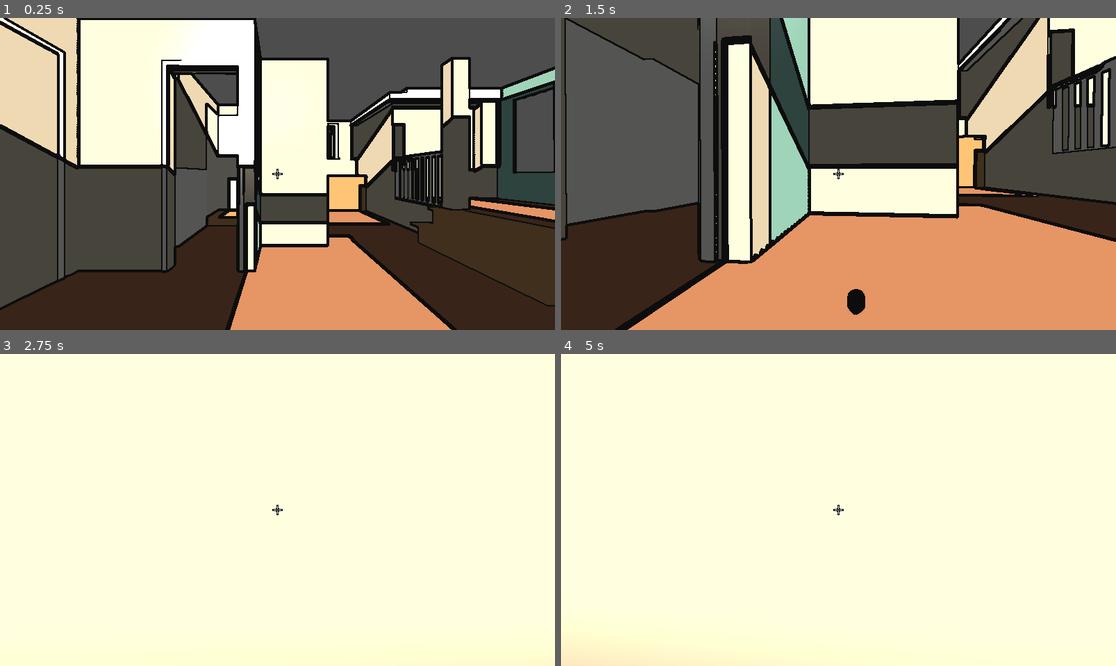
Above: before the commit, frames 1-4 (two rows, left to right).
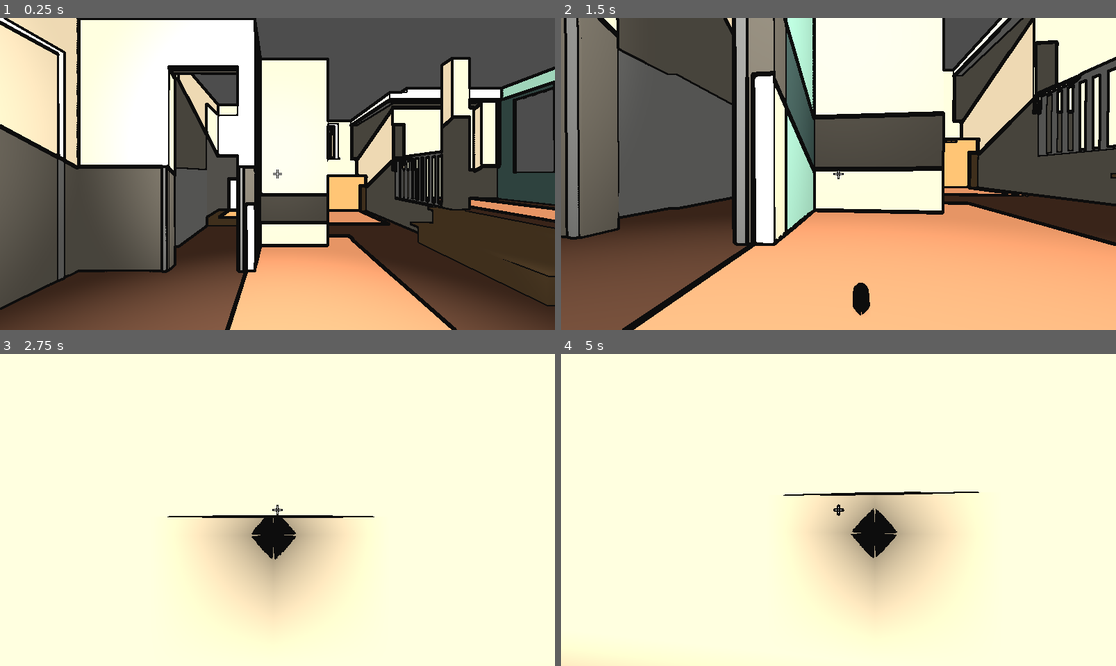
Above: after the commit, the same moments.

Repository: ofurtumi/Games
Game: Godot game, scene res://scenes/Ibud.tscn
The game is run twice, just before and just after one commit, with the same random seed, the same clock (stepped at 60 frames per second) and the same inputs.
Inputs (mouse positions are in pixels of both pictures, inside the frame that each line leads up to):
- Up to frame 1 (0.25 s): no input
- Up to frame 2 (1.5 s): tap Enter at 0.5 s; move the mouse to (866, 174) at 0.52 s; hold W (move_forward) from 0.53 s (still down); tap F at 0.6, 1.35 s; click (866, 174) at 0.67 s; tap Space (jump) at 0.77 s; move the mouse to (810, 174) at 1.27 s
- Up to frame 3 (2.75 s): keep holding W (move_forward); tap Space (jump) at 1.52 s; move the mouse to (288, 503) at 2.02 s; tap F at 2.1 s
- Up to frame 4 (5 s): keep holding W (move_forward); move the mouse to (832, 516) at 2.77 s; tap F at 2.85, 3.6, 4.35 s; click (832, 516) at 2.92 s; tap Space (jump) at 3.02, 3.5, 3.77, 4.52 s; move the mouse to (877, 513) at 3.52 s; move the mouse to (794, 506) at 4.27 s

The runs differ from the first frame. In frame 1, 20% of the frame differs, in the area x 0-100%, y 2-100%; in frame 2, 56%, in the area x 0-100%, y 0-100%; in frame 3, 8.3%; in frame 4, 9.6%.

Commit message:
updated and started creating spider

Diff:
--- a/Ibud/scenes/Ibud.tscn
+++ b/Ibud/scenes/Ibud.tscn
@@ -17,9 +17,6 @@
 ambient_light_source = 3
 ambient_light_color = Color(1, 1, 1, 1)
 ambient_light_energy = 0.1
-ssao_enabled = true
-ssil_enabled = true
-sdfgi_enabled = true
 
 [sub_resource type="ConcavePolygonShape3D" id="ConcavePolygonShape3D_rxqob"]
 data = PackedVector3Array(2.042, 0.0012, -2.6385, 2.042, 2.4712, 0.225, 2.042, 0.0012, 0.225, 2.172, 0.0012, -2.6385, 2 …(233915 unchanged characters)…
@@ -97,6 +94,7 @@
 transform = Transform3D(0.996715, 0, 0, 0, 0.996715, 0, 0, 0, 0.996715, 0, 0, 0)
 
 [node name="CollisionShape3D" type="CollisionShape3D" parent="Ibud/StaticBody3D"]
+transform = Transform3D(1, 0, 0, 0, 1, 0, 0, 0, 1, 0, 0, 0)
 shape = SubResource("ConcavePolygonShape3D_rxqob")
 
 [node name="DirectionalLight3D" type="DirectionalLight3D" parent="."]
@@ -110,7 +108,14 @@
 script = ExtResource("5_nx8ue")
 
 [node name="OmniLight3D" type="OmniLight3D" parent="."]
-transform = Transform3D(1, 0, 0, 0, 1, 0, 0, 0, 1, 0, 6.23374, -8.18027)
+transform = Transform3D(1, 0, 0, 0, 1, 0, 0, 0, 1, 0, 4.17667, -4.57308)
+light_energy = 1.504
+light_indirect_energy = 4.654
+light_volumetric_fog_energy = 5.157
+light_size = 0.562
+light_specular = 3.44
+omni_range = 9.015
+omni_attenuation = 0.535888
 
 [node name="OutlineLayer" type="CanvasLayer" parent="."]
 layer = 10
--- a/Ibud/scripts/Player.gd
+++ b/Ibud/scripts/Player.gd
@@ -6,9 +6,12 @@
 @export var fall_velocity = 1.5
 @export var gravity = 9.0
 @export var game_speed = 15.0
-@export var grapple_force = 500.0
+@export var grapple_force = 300.0
 @export var grapple_max_distance = 50.0
 @export var grapple_move_fraction = 0.2
+@export var acceleration = 20.0
+@export var deceleration = 15.0
+@export var max_speed = 30.0
 
 var camera_pivot: Marker3D
 var camera: Camera3D
@@ -24,6 +27,7 @@
 	camera_pivot = $CameraPivot
 	camera = $CameraPivot/Camera3D
 	camera_pivot.rotation_degrees.x = clamp(rotation_x, -79.0, 79.0)
+	safe_margin = 0.05
 	_create_crosshair()
 
 func _create_crosshair():
@@ -66,11 +70,13 @@
 
 
 	var dir = Vector2(x, z)
+	var target_x = 0.0
+	var target_z = 0.0
 	if dir.length() > 0 and not is_grappling:
 		dir = dir.normalized() * walk_speed
 		var angle_rad = deg_to_rad(rotation_y)
-		velocity.x = dir.y * sin(angle_rad) + dir.x * cos(angle_rad)
-		velocity.z = dir.y * cos(angle_rad) - dir.x * sin(angle_rad)
+		target_x = dir.y * sin(angle_rad) + dir.x * cos(angle_rad)
+		target_z = dir.y * cos(angle_rad) - dir.x * sin(angle_rad)
 
 	# Gravity and jumping
 	if is_on_floor():
@@ -96,10 +102,12 @@
 			var force = grapple_force * (distance / grapple_max_distance)
 			velocity += (to_point / distance) * force * delta
 
+	velocity = velocity.limit_length(max_speed)
 	move_and_slide()
 	if not is_grappling:
-		velocity.x = lerp(velocity.x, 0.0, 1.0 - pow(0.8, delta * 60))
-		velocity.z = lerp(velocity.z, 0.0, 1.0 - pow(0.8, delta * 60))
+		var rate = acceleration if Vector2(target_x, target_z).length() > 0 else deceleration
+		velocity.x = move_toward(velocity.x, target_x, rate * delta)
+		velocity.z = move_toward(velocity.z, target_z, rate * delta)
 
 func _input(event):
 	if event is InputEventMouseMotion:
Not shown, added: Ibud/blender/spyder.blend
